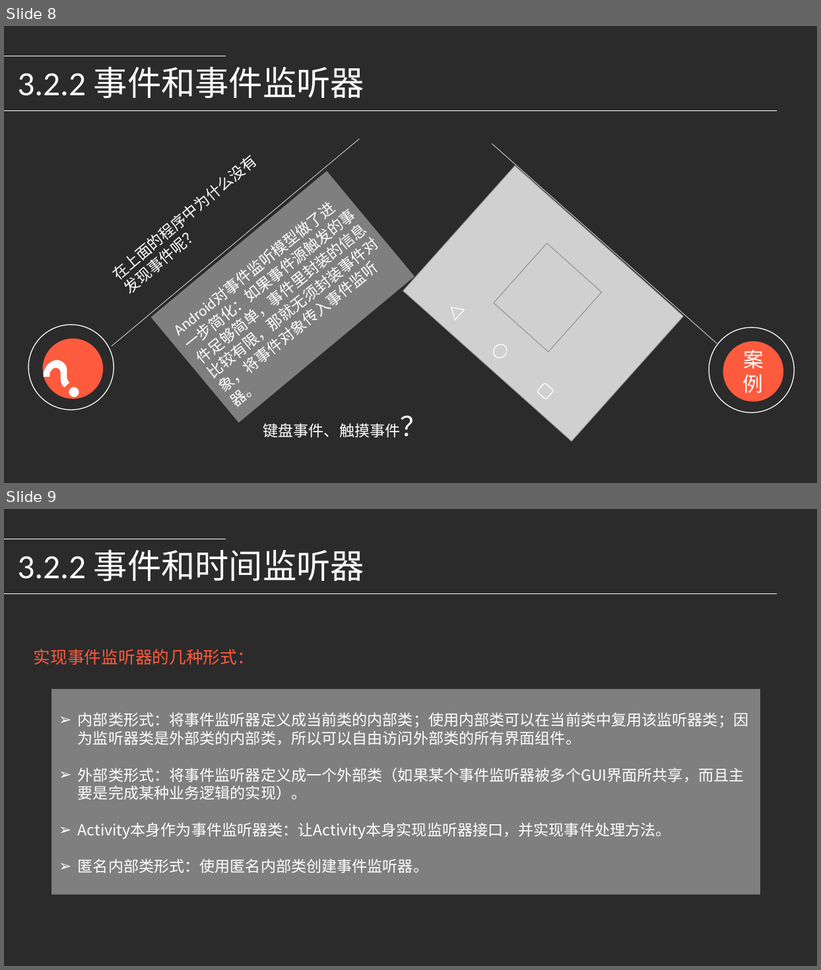
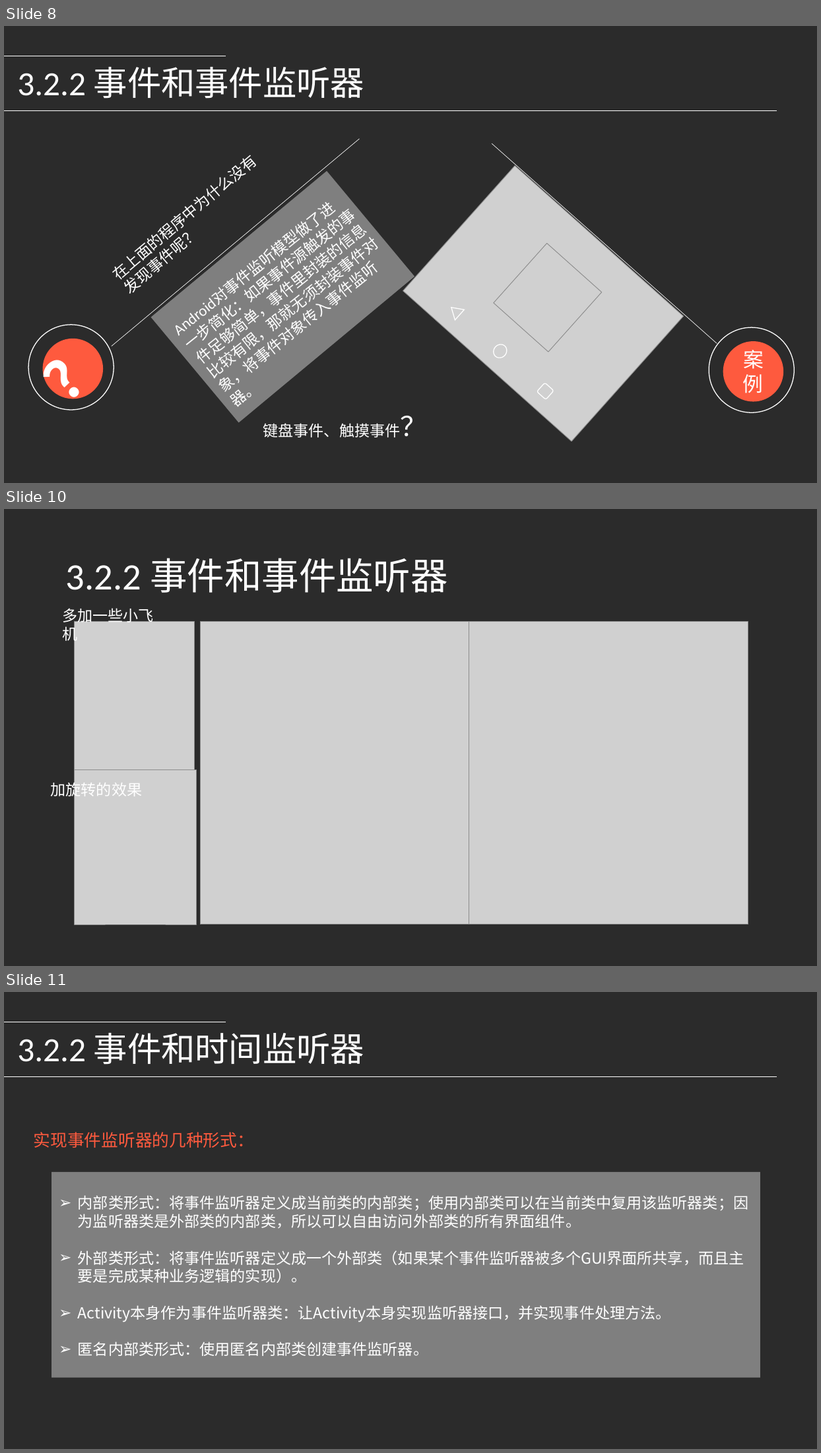
Before and after one commit to djuanbei/18Android1, a slide deck: ppt/ch3.pptx. Shown one above the other, each under a label of ours: slides 8 and 9 before the commit, slides 8, 10 and 11 after it; the slides between them are not shown. The pictures are 821x970 and 821x1453 pixels, drawn with LibreOffice and Linux fonts; fonts in the diff are those of the drawing; grey boxes stand for pictures; background and template pictures are left out; a plain dark background stands for a picture behind light text. Boxes give left, top, right and bottom in pixels: in the first picture for what was removed or moved away, otherwise in the second. Text is boxed around its words. In the diff, an @@ line names an element or a change of style, - is before the commit and + after.

```diff
--- a/ppt/ch3.pptx
+++ b/ppt/ch3.pptx
@@ slide 10 added at <box>4,509,817,966</box>, background picture (left out) @@
@@ title added at <box>66,558,448,593</box>, 44 pt, text #FFFFFF @@
+3.2.2 事件和事件监听器
@@ picture added at <box>201,622,477,925</box> @@
@@ picture added at <box>469,622,748,925</box> @@
@@ group added at <box>51,608,196,924</box>: 2 pictures, 2 texts @@
+多加一些小飞机
+加旋转的效果
@@ what was slide 9 is now slide 11 @@
```
Also in this commit, not shown: 1 slide changed, 3 other slides added.
